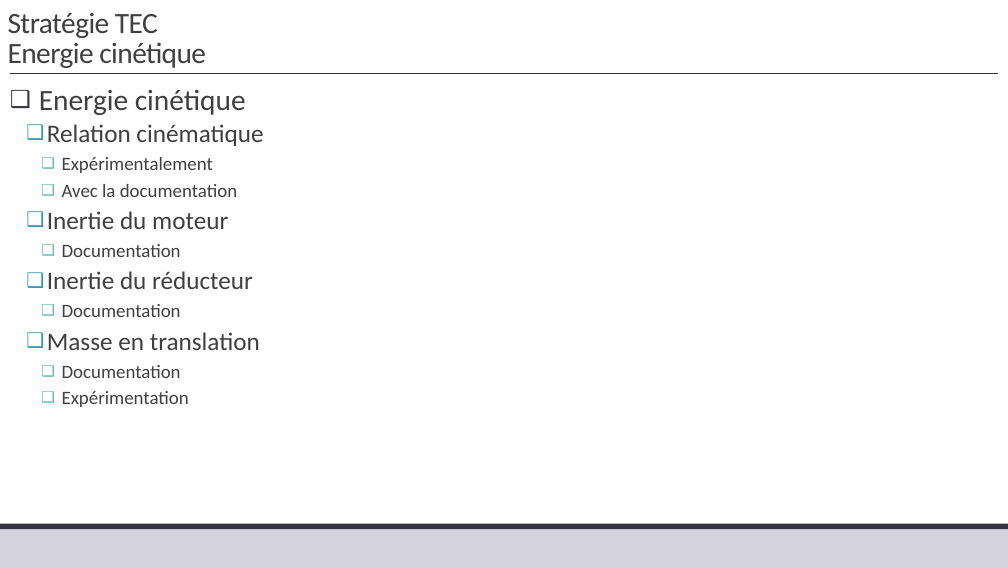
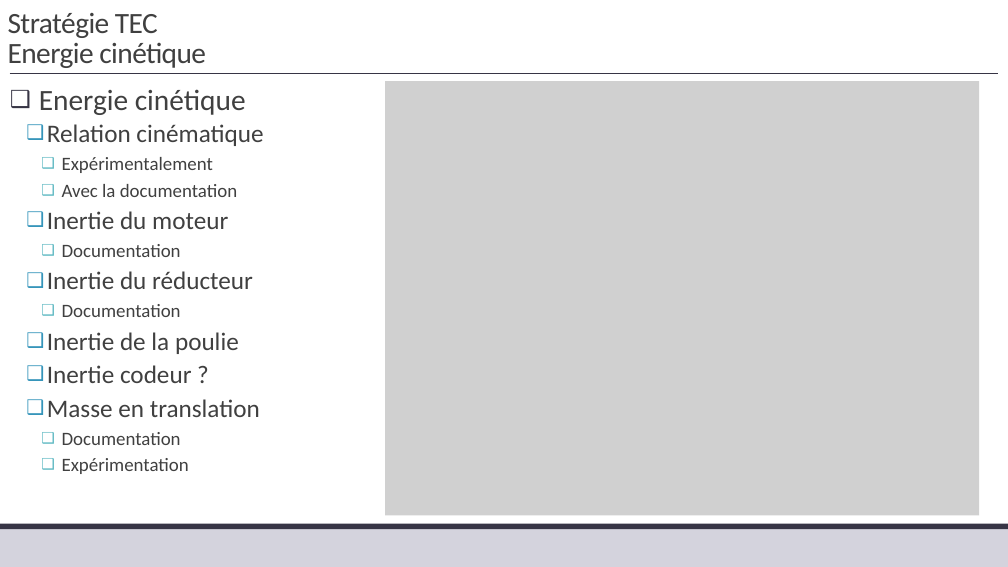
Before and after one commit to xpessoles/TP_Corriges, a slide deck: slide 11 of 04_Comax/04_Comax_Corrige.pptx. Drawn at 1008x567 pixels with LibreOffice and Linux fonts; fonts in the diff are those of the drawing; grey boxes stand for pictures. Boxes give left, top, right and bottom in pixels: in the first picture for what was removed or moved away, otherwise in the second. Text is boxed around its words. In the diff, an @@ line names an element or a change of style, - is before the commit and + after.

```diff
--- a/04_Comax/04_Comax_Corrige.pptx
+++ b/04_Comax/04_Comax_Corrige.pptx
@@ picture added at [386,81,980,516] @@
@@ text at [47,332,239,383]: paragraphs added @@
+  ❑ Inertie de la poulie
+  ❑ Inertie codeur ?
```
Also in this commit, not shown: 1 other slide changed.
